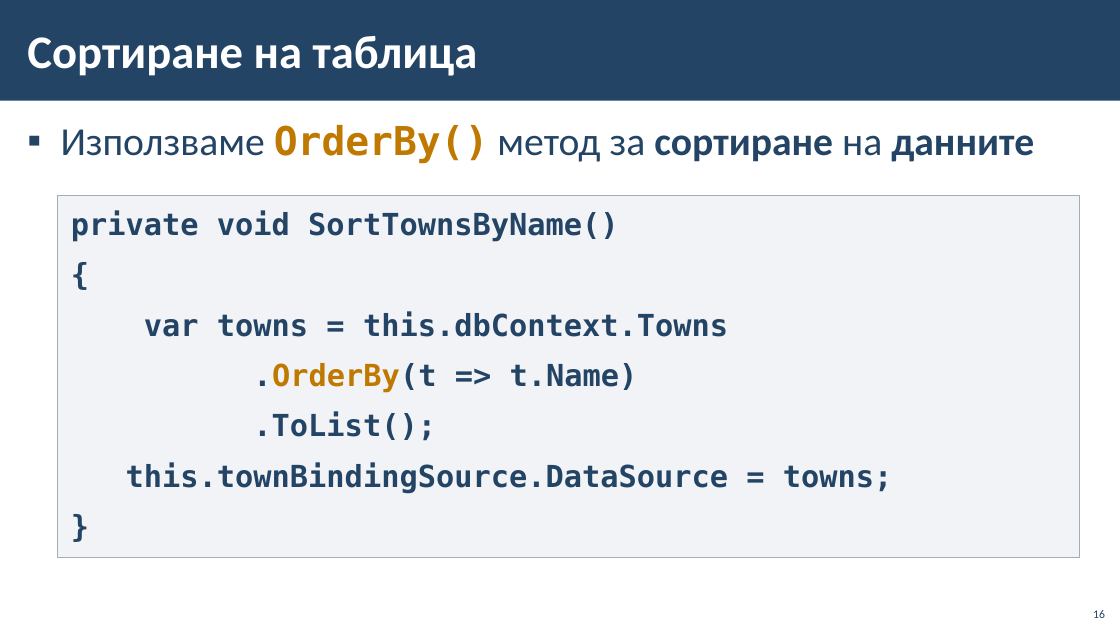
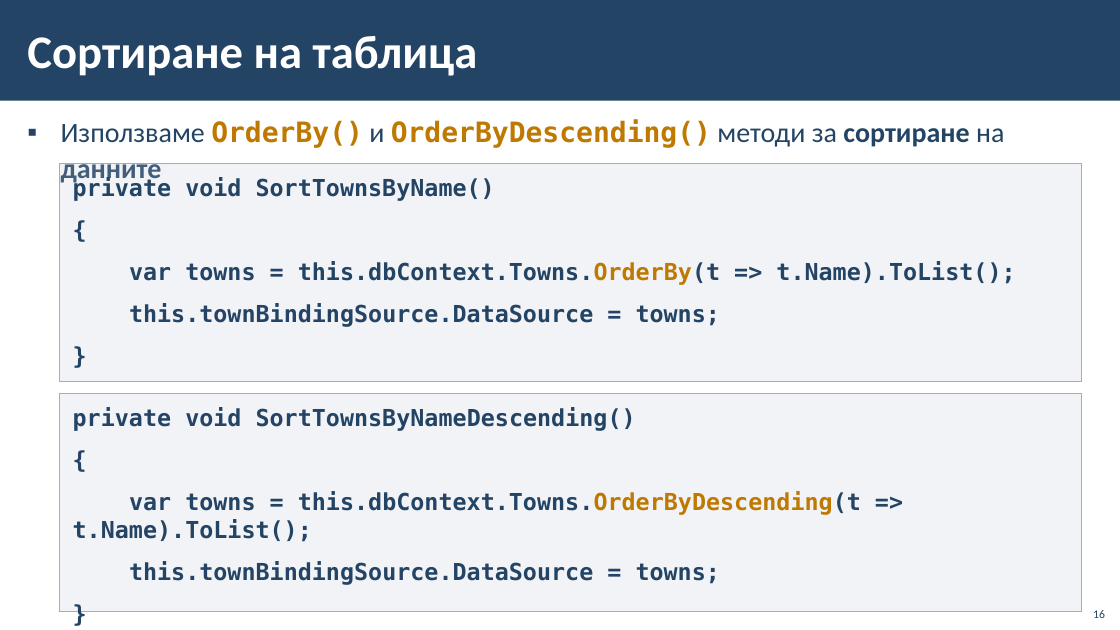
Before and after one commit to BG-IT-Edu/School-Programming, a slide deck: slide 16 of Courses/Software-Sciences/Module-4-Information-Systems-New/08-Navigation-between-Tables/08-Navigation-between-Tables.pptx. Drawn at 1120x630 pixels with LibreOffice and Linux fonts; fonts in the diff are those of the drawing; background and template pictures are left out. Boxes give left, top, right and bottom in pixels: in the first picture for what was removed or moved away, otherwise in the second. Text is boxed around its words. In the diff, an @@ line names an element or a change of style, - is before the commit and + after.

```diff
--- a/Courses/Software-Sciences/Module-4-Information-Systems-New/08-Navigation-between-Tables/08-Navigation-between-Tables.pptx
+++ b/Courses/Software-Sciences/Module-4-Information-Systems-New/08-Navigation-between-Tables/08-Navigation-between-Tables.pptx
@@ text at box(61, 120, 1004, 184): text changed; size 34 to 24 pt @@
-▪ Използваме OrderBy() метод за сортиране на данните
+▪ Използваме OrderBy() и OrderByDescending() методи за сортиране на данните
@@ rectangle "private void SortTownsByName()": place and size @@
-rectangle "private void SortTownsByName()" at box(58, 195, 1081, 557)
+rectangle "private void SortTownsByName()" at box(60, 164, 1082, 381)
@@ text in rectangle at box(73, 177, 720, 327): size 26 to 20 pt in "private void SortTownsByName()", "{", "this.townBindingSource.DataSource = towns;", "}" @@
@@ text in rectangle at box(129, 261, 1015, 285): text changed; size 26 to 20 pt @@
-var towns = this.dbContext.Towns
-.OrderBy(t => t.Name)
-.ToList();
+var towns = this.dbContext.Towns.OrderBy(t => t.Name).ToList();
@@ rectangle added at box(60, 393, 1082, 611), fill #C2C7D2 at 20% opacity, outline #A3ABBC 1 pt, 20 pt, text #234465, bold @@
+private void SortTownsByNameDescending()
+{
+var towns = this.dbContext.Towns.OrderByDescending(t => t.Name).ToList();
+this.townBindingSource.DataSource = towns;
+}
```
Also in this commit, not shown: 6 other slides changed.
